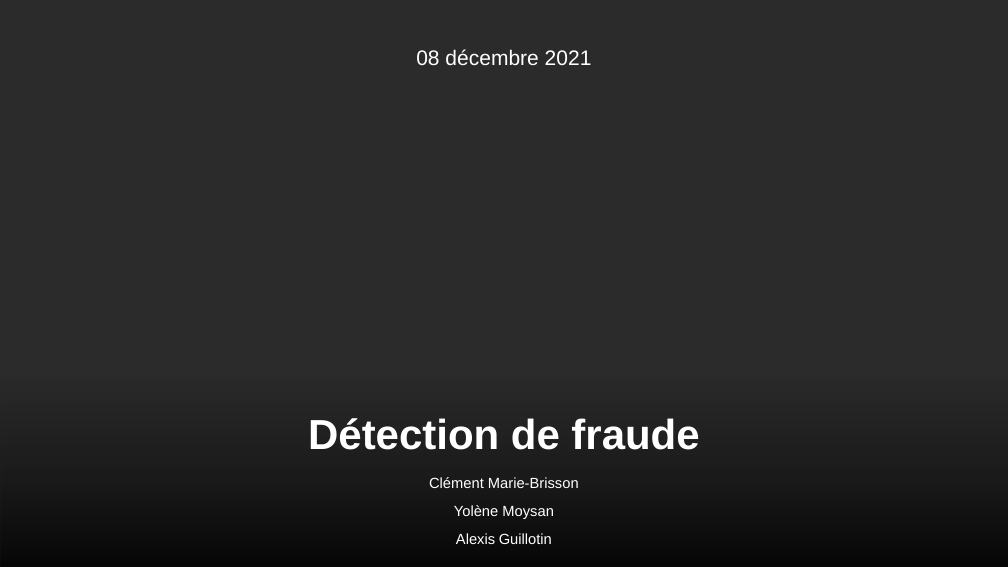
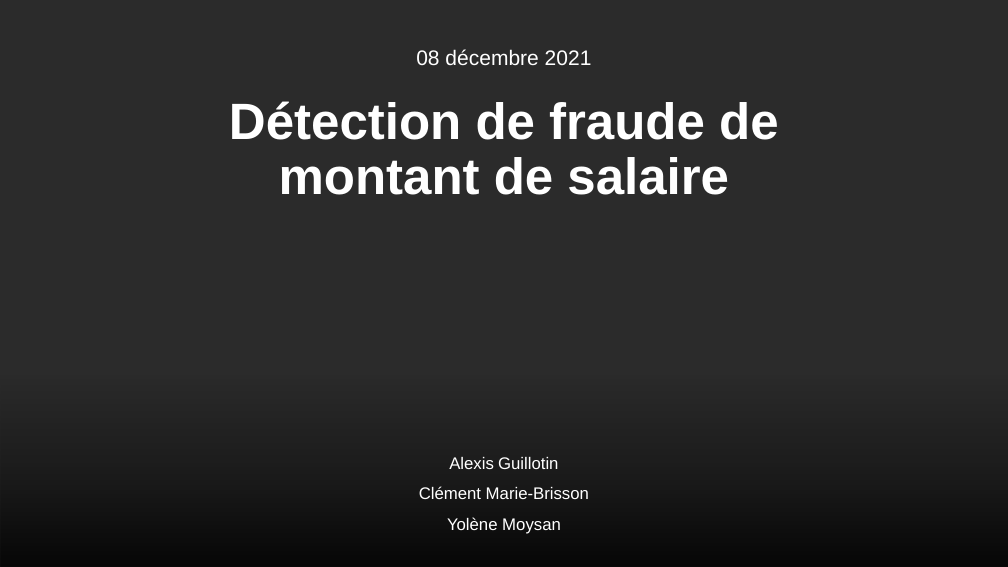
Before and after one commit to AlexisGuillotin/Projet-python, a slide deck: slide 1 of Detection de fraude.pptx. Drawn at 1008x567 pixels with LibreOffice and Linux fonts; fonts in the diff are those of the drawing; background and template pictures are left out; a plain dark background stands for a picture behind light text. Boxes give left, top, right and bottom in pixels: in the first picture for what was removed or moved away, otherwise in the second. Text is boxed around its words. In the diff, an @@ line names an element or a change of style, - is before the commit and + after.

```diff
--- a/Detection de fraude.pptx
+++ b/Detection de fraude.pptx
@@ title at <box>229,101,779,195</box>: text changed; size 40 to 48.6 pt @@
-Détection de fraude
+Détection de fraude de montant de salaire
@@ subtitle "Alexis Guillotin": place and size @@
-subtitle "Alexis Guillotin" at <box>429,477,579,544</box>
+subtitle "Alexis Guillotin" at <box>419,457,589,534</box>
@@ subtitle at <box>449,457,558,469</box>: paragraph added @@
+Alexis Guillotin
@@ subtitle at <box>419,486,589,534</box>: size 14 to 16 pt in "Clément Marie-Brisson", "Yolène Moysan" @@
@@ subtitle at <box>456,533,552,544</box>: paragraph removed @@
-Alexis Guillotin
```
